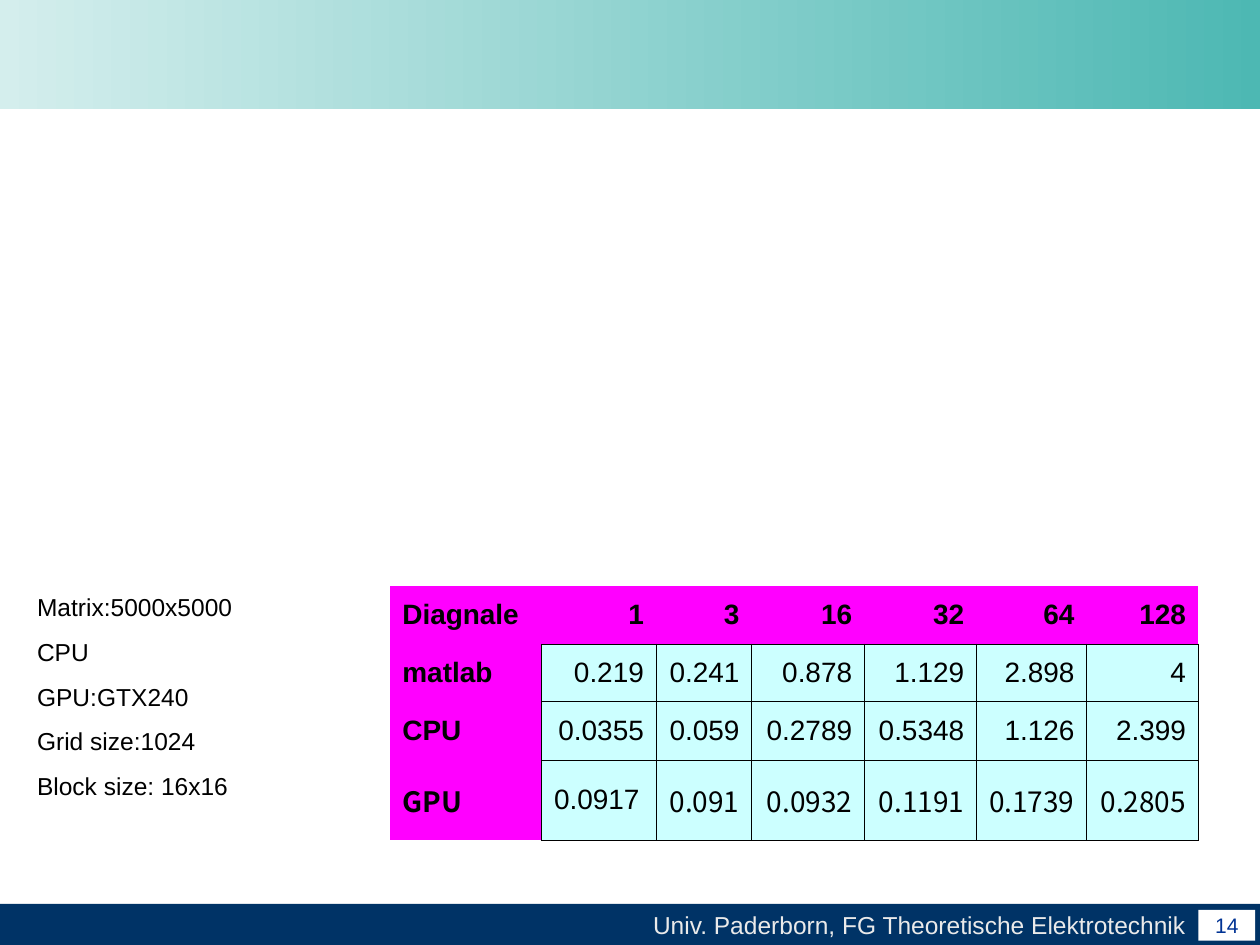
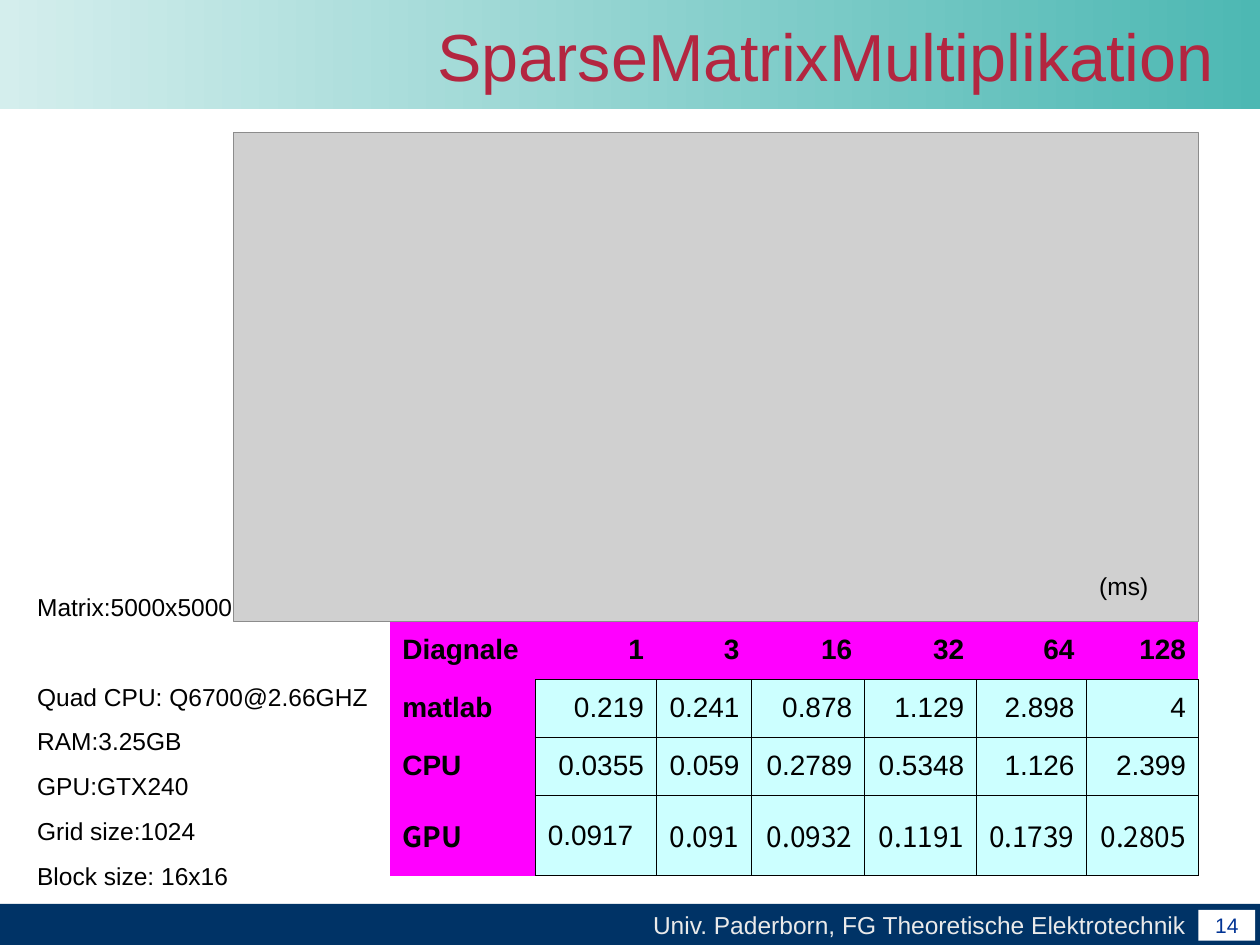
Before and after one commit to unconditional/projektarbeitcuda, a slide deck: slide 14 of Vortrag/Abschlussvortrag der Projektarbeit CUDA(xby).ppt. Drawn at 1260x945 pixels with LibreOffice and Linux fonts; fonts in the diff are those of the drawing; grey boxes stand for pictures; background and template pictures are left out. Boxes give left, top, right and bottom in pixels: in the first picture for what was removed or moved away, otherwise in the second. Text is boxed around its words. In the diff, an @@ line names an element or a change of style, - is before the commit and + after.

```diff
--- a/Vortrag/Abschlussvortrag der Projektarbeit CUDA(xby).ppt
+++ b/Vortrag/Abschlussvortrag der Projektarbeit CUDA(xby).ppt
@@ title added at bbox=[437, 29, 1213, 94], 38 pt, text #B32640 @@
+SparseMatrixMultiplikation
@@ picture added at bbox=[233, 132, 1198, 621] @@
@@ text added at bbox=[1099, 577, 1148, 600], 14 pt, text #000000 @@
+(ms)
@@ table: place and size @@
-table at bbox=[391, 586, 1200, 840]
+table at bbox=[391, 621, 1200, 876]
@@ text at bbox=[37, 688, 367, 751]: text changed @@
-CPU
+Quad CPU: Q6700@2.66GHZ
+RAM:3.25GB
```
Also in this commit, not shown: 1 other slide changed, 3 slides added, 1 slide removed, 1 other file.
